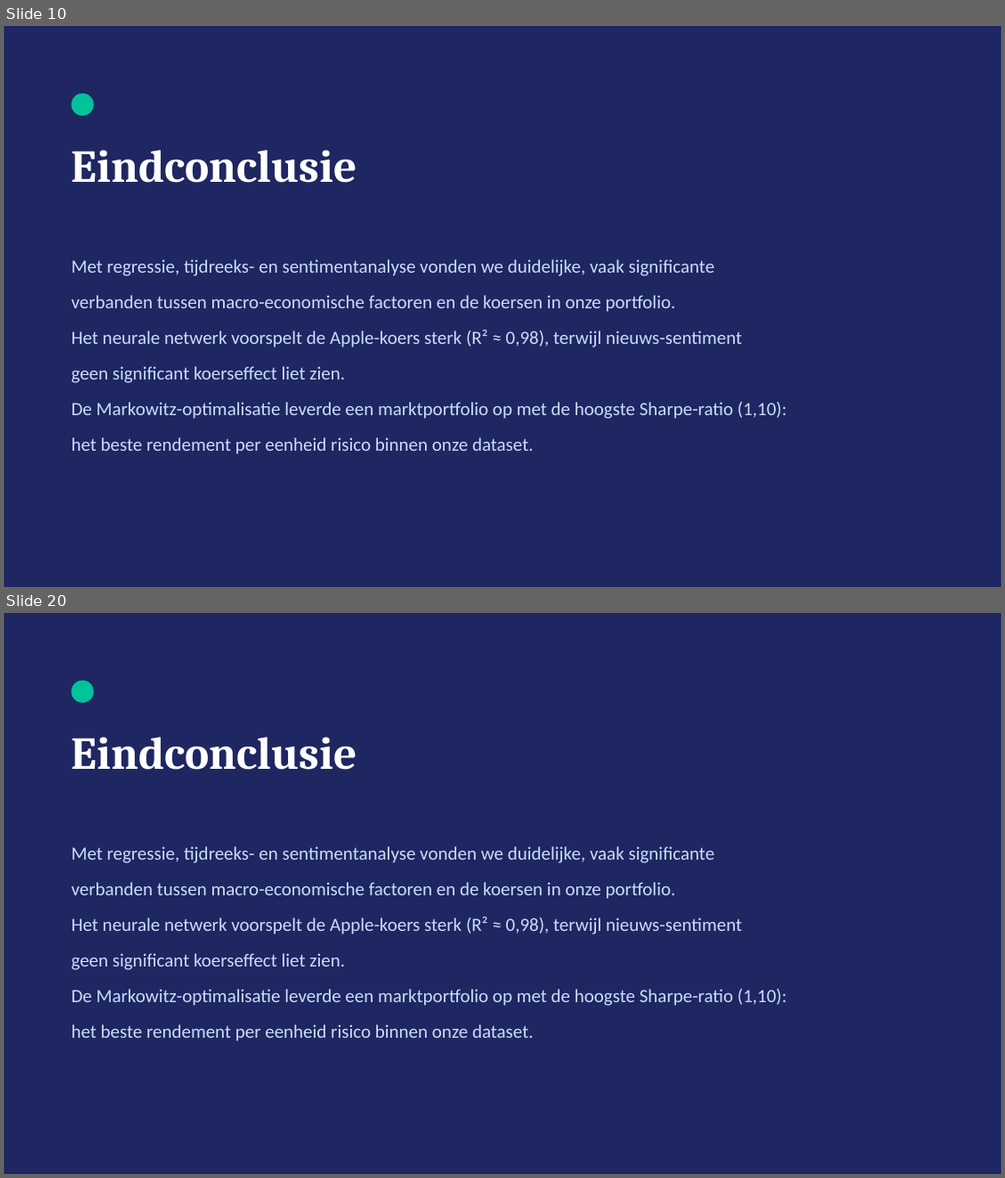
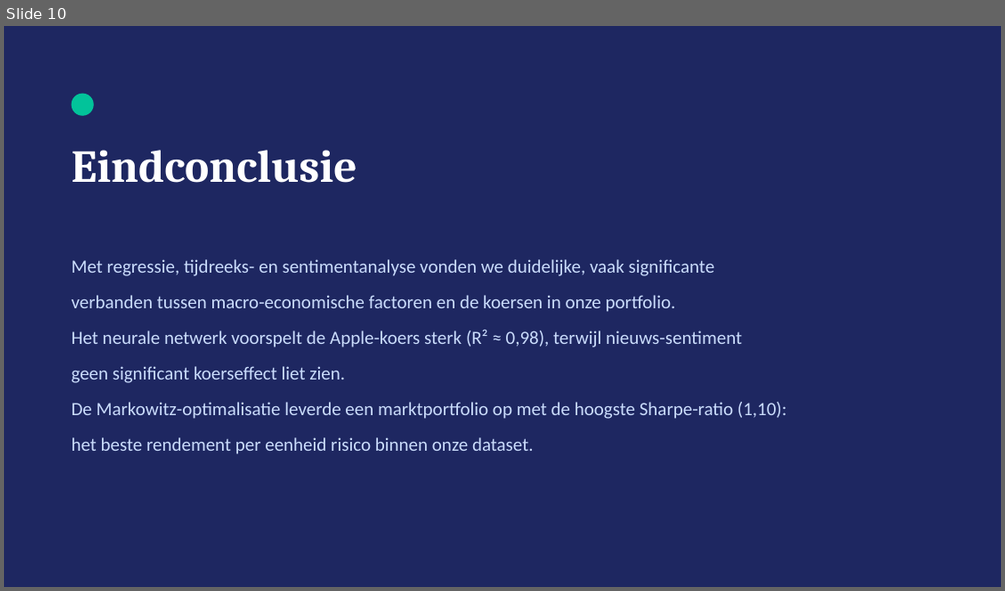
Before and after one commit to michaelraykuster-spec/Werkplaats-2-opdracht-Groep-3, a slide deck: Werkplaats2_Groep3_Eindpresentatie.pptx. Shown one above the other, each under a label of ours: slides 10 and 20 before the commit, slide 10 after it; the slides between them are not shown. The pictures are 1005x1178 and 1005x591 pixels, drawn with LibreOffice and Linux fonts; fonts in the diff are those of the drawing. Boxes give left, top, right and bottom in pixels: in the first picture for what was removed or moved away, otherwise in the second. Text is boxed around its words. In the diff, an @@ line names an element or a change of style, - is before the commit and + after.

```diff
--- a/Werkplaats2_Groep3_Eindpresentatie.pptx
+++ b/Werkplaats2_Groep3_Eindpresentatie.pptx
@@ slide 20 removed at box(4, 613, 1001, 1174), background #FFFFFF @@
@@ rectangle removed at box(4, 613, 1001, 1174) @@
@@ ellipse removed at box(72, 681, 94, 703) @@
@@ text removed at box(72, 737, 357, 770) @@
-Eindconclusie
@@ text removed at box(72, 846, 786, 1041) @@
-Met regressie, tijdreeks- en sentimentanalyse vonden we duidelijke, vaak significante
-verbanden tussen macro-economische factoren en de koersen in onze portfolio.
-Het neurale netwerk voorspelt de Apple-koers sterk (R² ≈ 0,98), terwijl nieuws-sentiment
-geen significant koerseffect liet zien.
-De Markowitz-optimalisatie leverde een marktportfolio op met de hoogste Sharpe-ratio (1,10):
-het beste rendement per eenheid risico binnen onze dataset.
```
Also in this commit, not shown: 9 other slides removed.
